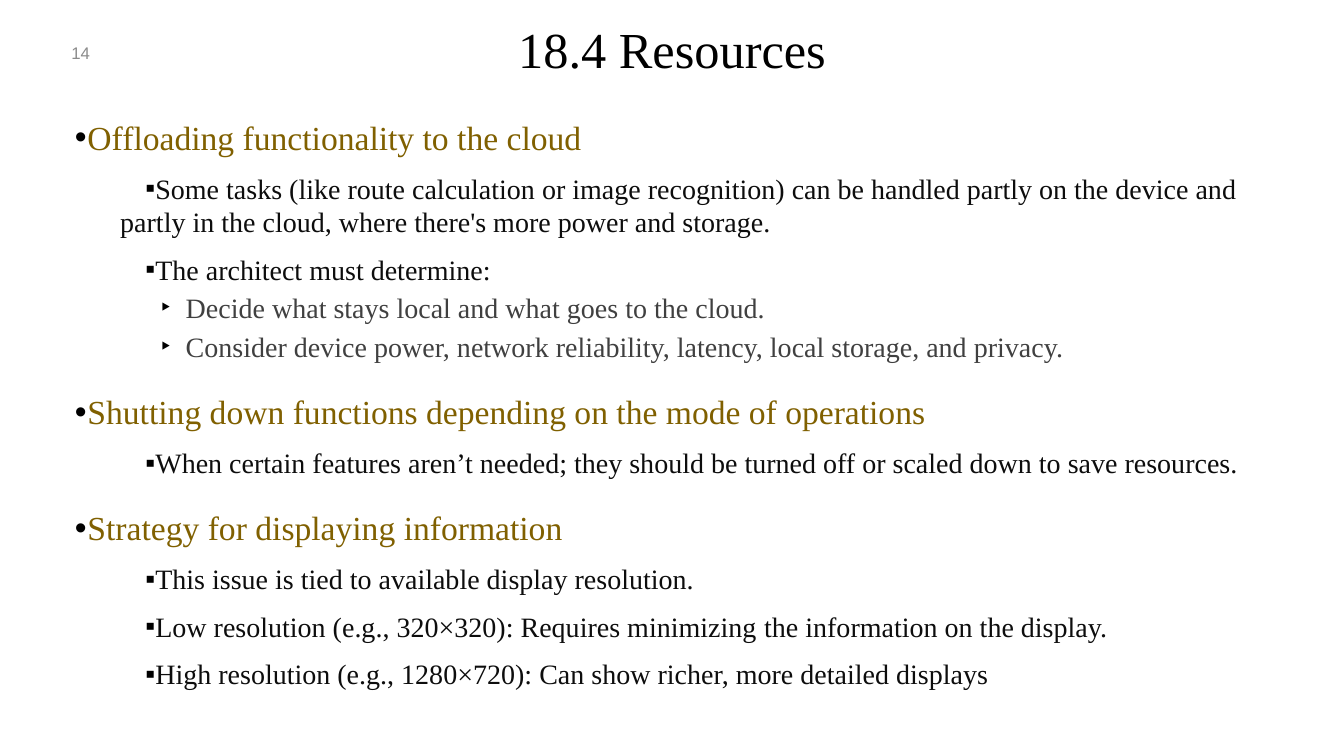
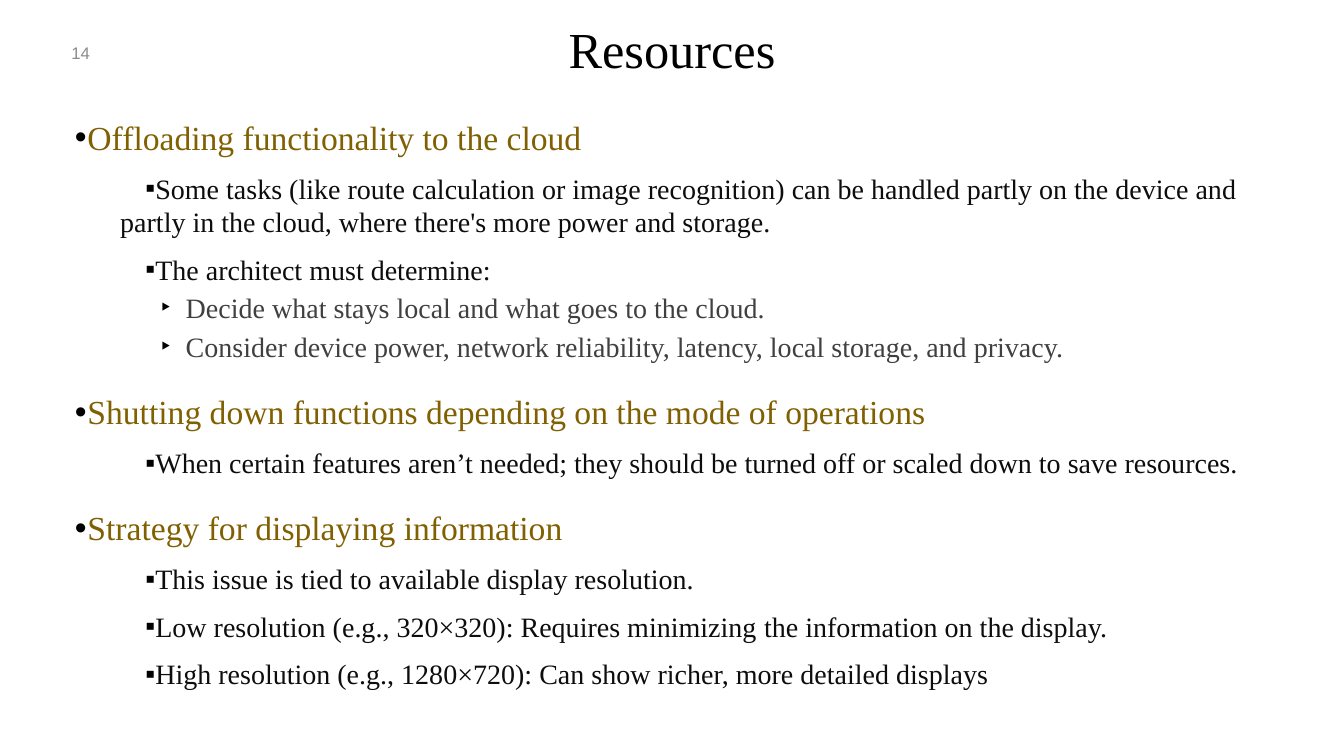
Before and after one commit to mohamad-khorsandi/slides-of-software-architecture-in-practice-4th-ed, a slide deck: slide 14 of chapter 18.pptx. Drawn at 1344x756 pixels with LibreOffice and Linux fonts; fonts in the diff are those of the drawing; background and template pictures are left out. Boxes give left, top, right and bottom in pixels: in the first picture for what was removed or moved away, otherwise in the second. Text is boxed around its words. In the diff, an @@ line names an element or a change of style, - is before the commit and + after.

```diff
--- a/chapter 18.pptx
+++ b/chapter 18.pptx
@@ title at (x1=569, y1=35, x2=776, y2=69): text changed @@
-18.4 Resources
+Resources
```
Also in this commit, not shown: 11 other slides changed, 12 other files.
